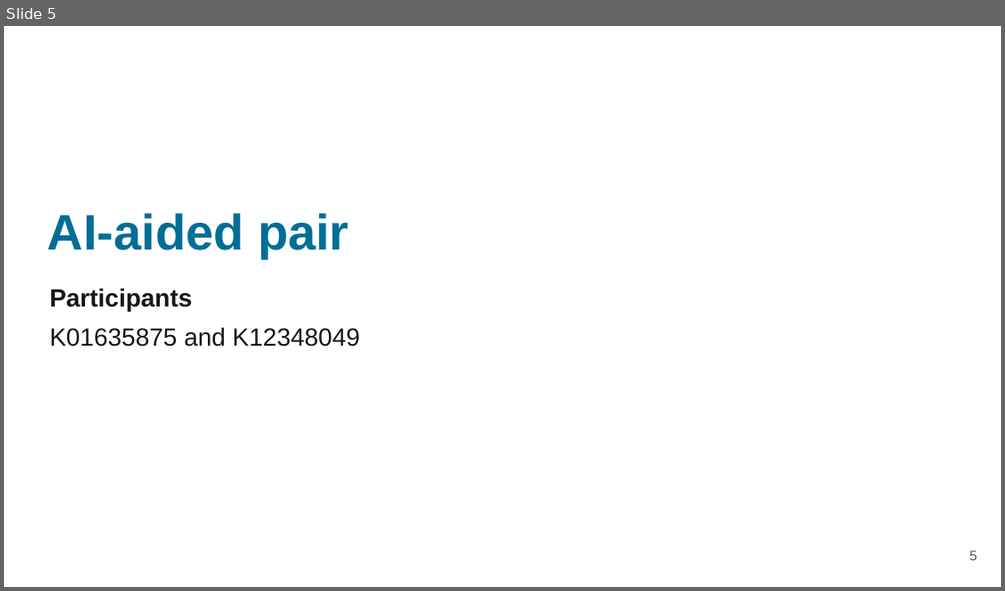
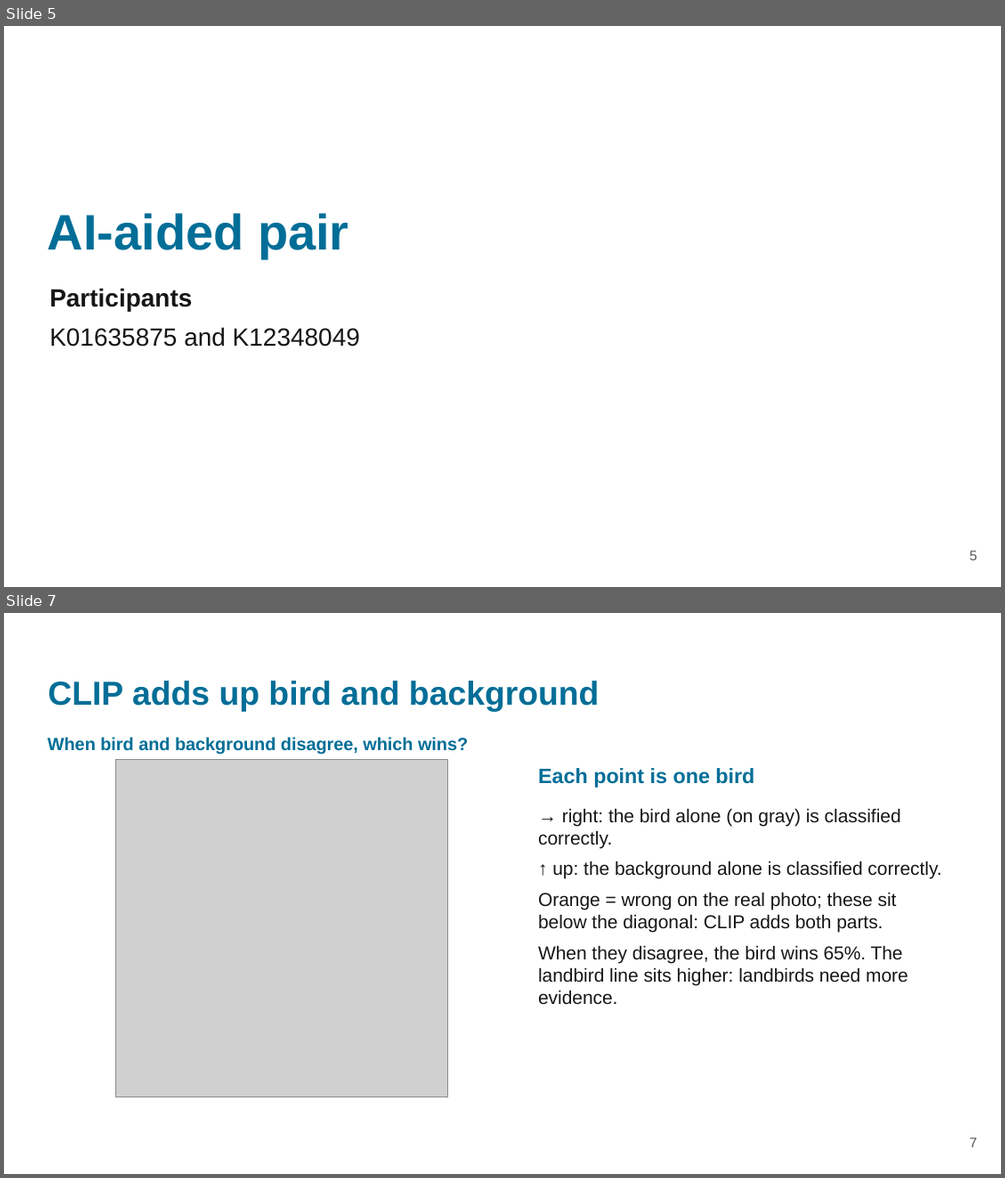
Before and after one commit to ffirani/jku-ai-visualization, a slide deck: Phase_1/Presentation/Waterbirds Phase I - JKU Prediction Shift.pptx. Shown one above the other, each under a label of ours: slide 5 before the commit, slides 5 and 7 after it; the slides between them are not shown. The pictures are 1005x591 and 1005x1178 pixels, drawn with LibreOffice and Linux fonts; fonts in the diff are those of the drawing; grey boxes stand for pictures; background and template pictures are left out. Boxes give left, top, right and bottom in pixels: in the first picture for what was removed or moved away, otherwise in the second. Text is boxed around its words. In the diff, an @@ line names an element or a change of style, - is before the commit and + after.

```diff
--- a/Phase_1/Presentation/Waterbirds Phase I - JKU Prediction Shift.pptx
+++ b/Phase_1/Presentation/Waterbirds Phase I - JKU Prediction Shift.pptx
@@ slide 7 added at [4, 613, 1001, 1174], background #FFFFFF @@
@@ title added at [48, 681, 599, 711], 24 pt, text #026E97, bold @@
+CLIP adds up bird and background
@@ text added at [48, 737, 468, 754], 12.8 pt, text #026E97, bold @@
+When bird and background disagree, which wins?
@@ picture added at [115, 760, 447, 1097] @@
@@ text added at [538, 768, 754, 787], 15 pt, text #026E97, bold @@
+Each point is one bird
@@ text added at [538, 808, 941, 1005], 13.5 pt, text #161616 @@
+→ right: the bird alone (on gray) is classified correctly.
+↑ up: the background alone is classified correctly.
+Orange = wrong on the real photo; these sit below the diagonal: CLIP adds both parts.
+When they disagree, the bird wins 65%. The landbird line sits higher: landbirds need more evidence.
@@ text added at [970, 1137, 978, 1147], 10 pt, text #595959 @@
+7
```
Also in this commit, not shown: 3 other slides added, 2 other files.
